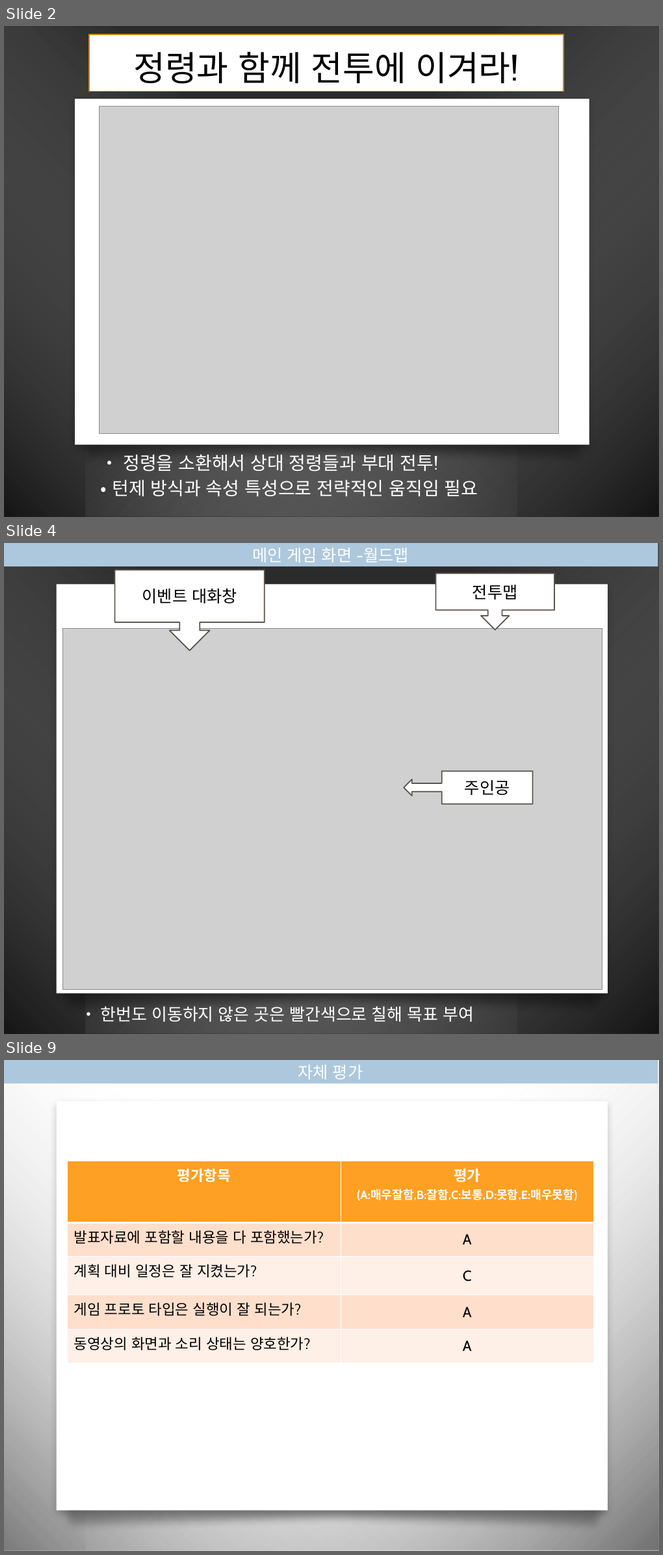
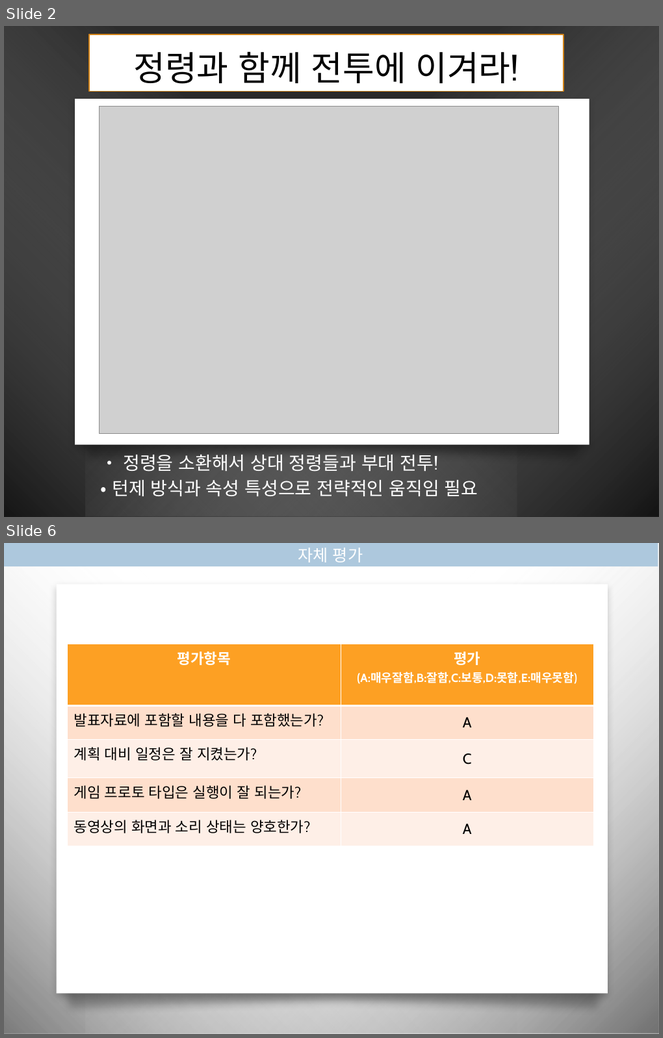
Before and after one commit to BigDataIsVeryImportantInAI/MyRoom, a slide deck: present2.pptx. Shown one above the other, each under a label of ours: slides 2, 4 and 9 before the commit, slides 2 and 6 after it; the slides between them are not shown. The pictures are 663x1555 and 663x1038 pixels, drawn with LibreOffice and Linux fonts; fonts in the diff are those of the drawing; grey boxes stand for pictures; background and template pictures are left out; a plain dark background stands for a picture behind light text. Boxes give left, top, right and bottom in pixels: in the first picture for what was removed or moved away, otherwise in the second. Text is boxed around its words. In the diff, an @@ line names an element or a change of style, - is before the commit and + after.

```diff
--- a/present2.pptx
+++ b/present2.pptx
@@ slide 4 removed at bbox=[4, 543, 659, 1034], background picture (left out); not listed: 4 template elements that a slide beside it also shows @@
@@ rectangle removed at bbox=[4, 543, 658, 566] @@
-메인 게임 화면 -월드맵
@@ down arrow callout removed at bbox=[114, 570, 264, 650] @@
-이벤트 대화창
@@ down arrow callout removed at bbox=[436, 573, 555, 629] @@
-전투맵
@@ picture removed at bbox=[62, 629, 601, 990] @@
@@ left arrow callout removed at bbox=[404, 771, 532, 804] @@
-주인공
@@ text removed at bbox=[101, 1006, 475, 1022] @@
-• 한번도 이동하지 않은 곳은 빨간색으로 칠해 목표 부여
@@ what was slide 9 is now slide 6 @@
```
Also in this commit, not shown: 1 slide changed, 2 slides added, 4 other slides removed, 1 other file.
